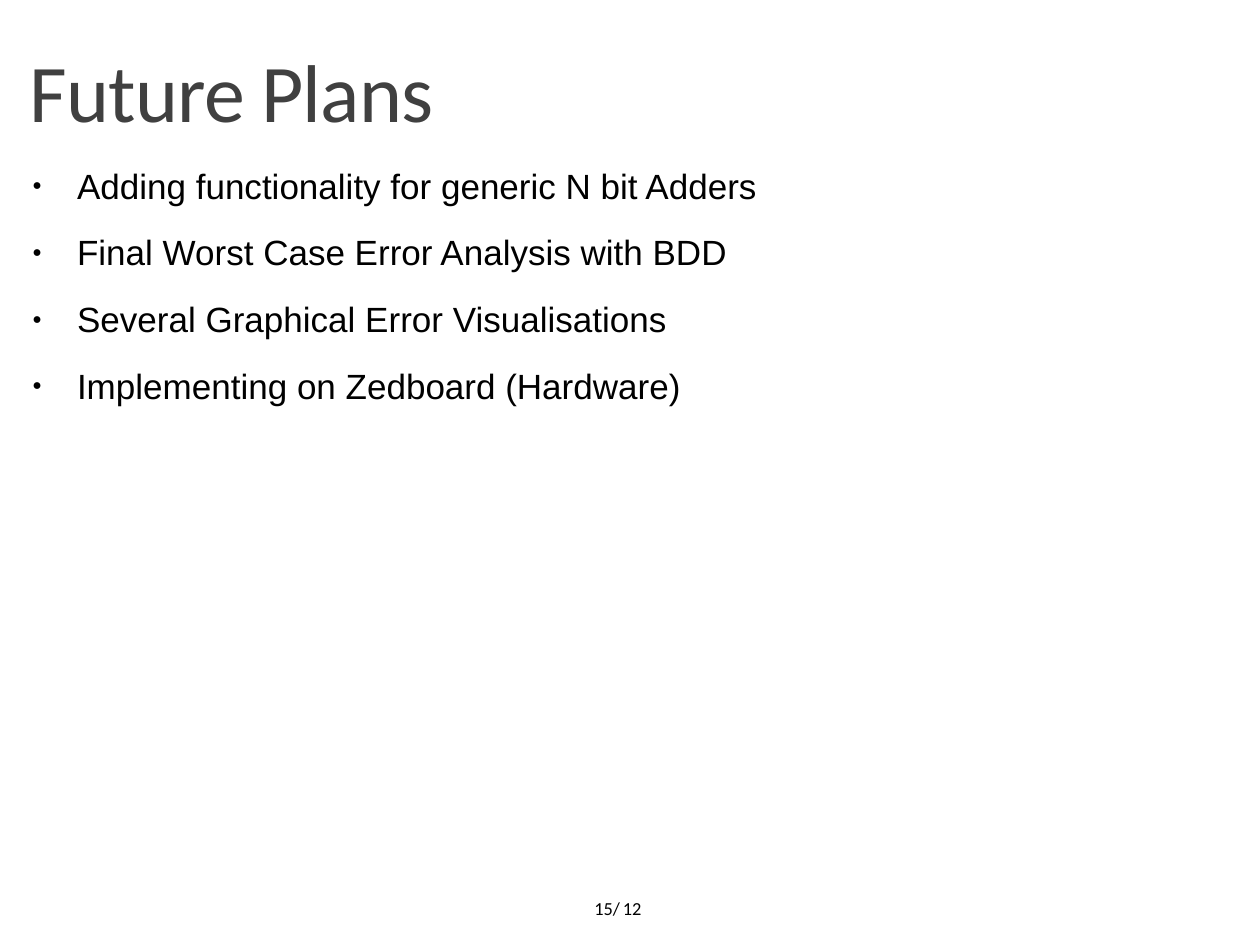
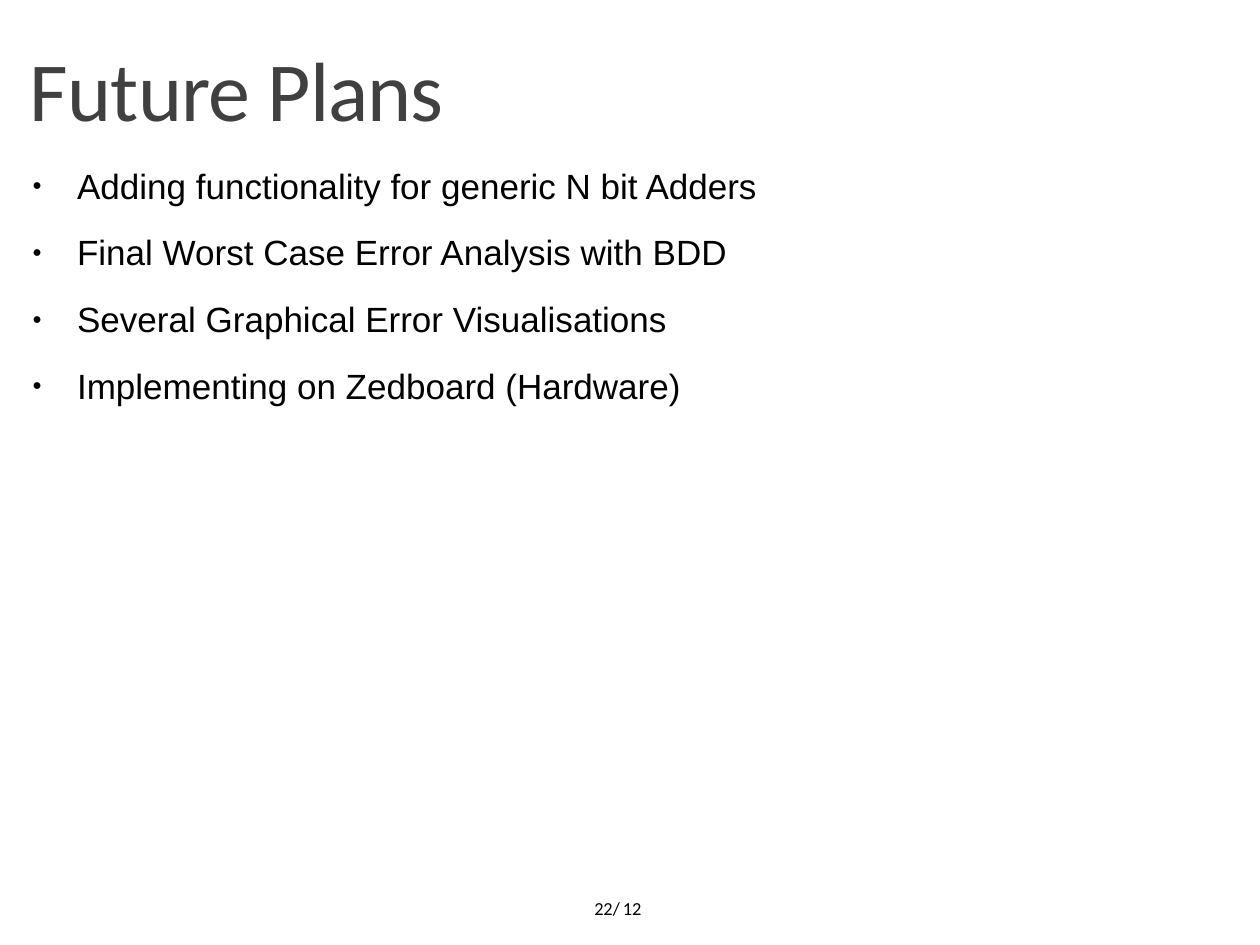
Before and after one commit to OrionLightning/Approximate-Circuit, a slide deck: slide 22 of Presentation Slides/Second Midterm (11-01-2022)/Midterm 11-01-2022.pptx (slide 15 before the commit). Drawn at 1260x945 pixels with LibreOffice and Linux fonts; fonts in the diff are those of the drawing; background and template pictures are left out. Boxes give left, top, right and bottom in pixels: in the first picture for what was removed or moved away, otherwise in the second. Text is boxed around its words. In the diff, an @@ line names an element or a change of style, - is before the commit and + after.

```diff
--- a/Presentation Slides/Second Midterm (11-01-2022)/Midterm 11-01-2022.pptx
+++ b/Presentation Slides/Second Midterm (11-01-2022)/Midterm 11-01-2022.pptx
@@ text "Future Plans" at (30, 62, 444, 122): size 46.8 to 48 pt @@
@@ page number at (594, 902, 620, 916): text changed @@
-15/
+22/
```
Also in this commit, not shown: 11 other slides changed, 8 slides added, 1 slide removed, 2 other files.
